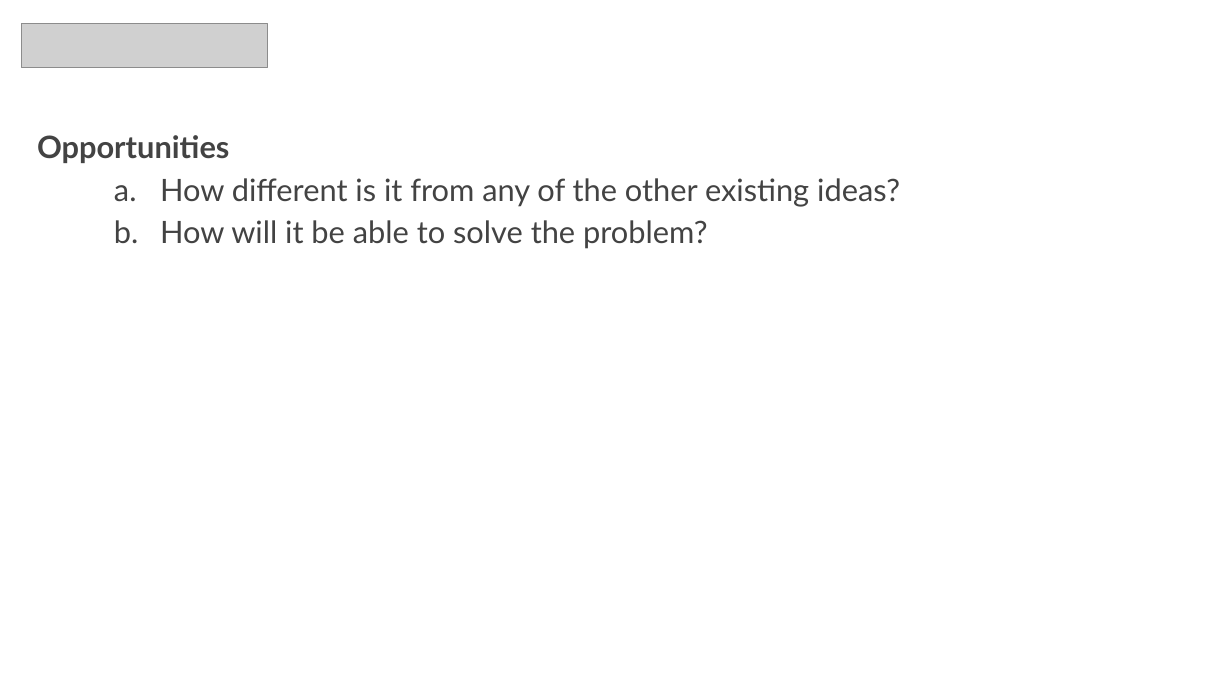
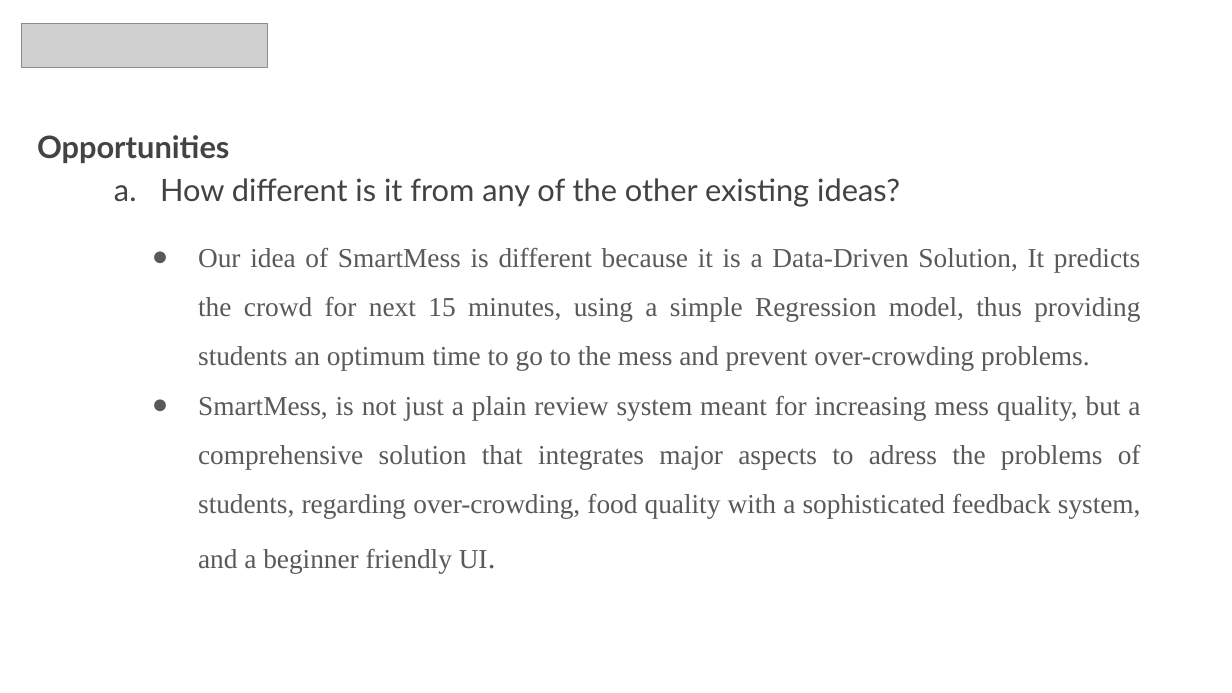
Before and after one commit to InfinityxR9/SmartMess, a slide deck: slide 5 of presentation.pptx (slide 4 before the commit). Drawn at 1232x693 pixels with LibreOffice and Linux fonts; fonts in the diff are those of the drawing; grey boxes stand for pictures. Boxes give left, top, right and bottom in pixels: in the first picture for what was removed or moved away, otherwise in the second. Text is boxed around its words. In the diff, an @@ line names an element or a change of style, - is before the commit and + after.

```diff
--- a/presentation.pptx
+++ b/presentation.pptx
@@ text at [160, 220, 707, 249]: paragraph removed @@
-  b. How will it be able to solve the problem?
@@ text added at [198, 248, 1141, 573], 16 pt, text #595959 @@
+● Our idea of SmartMess is different because it is a Data-Driven Solution, It predicts the crowd for next 15 minutes, using a simple Regression model, thus providing students an optimum time to go to the mess and prevent over-crowding problems.
+● SmartMess, is not just a plain review system meant for increasing mess quality, but a comprehensive solution that integrates major aspects to adress the problems of students, regarding over-crowding, food quality with a sophisticated feedback system, and a beginner friendly UI.
```
Also in this commit, not shown: 7 other slides changed, 3 slides added, 1 slide removed, 22 other files.
